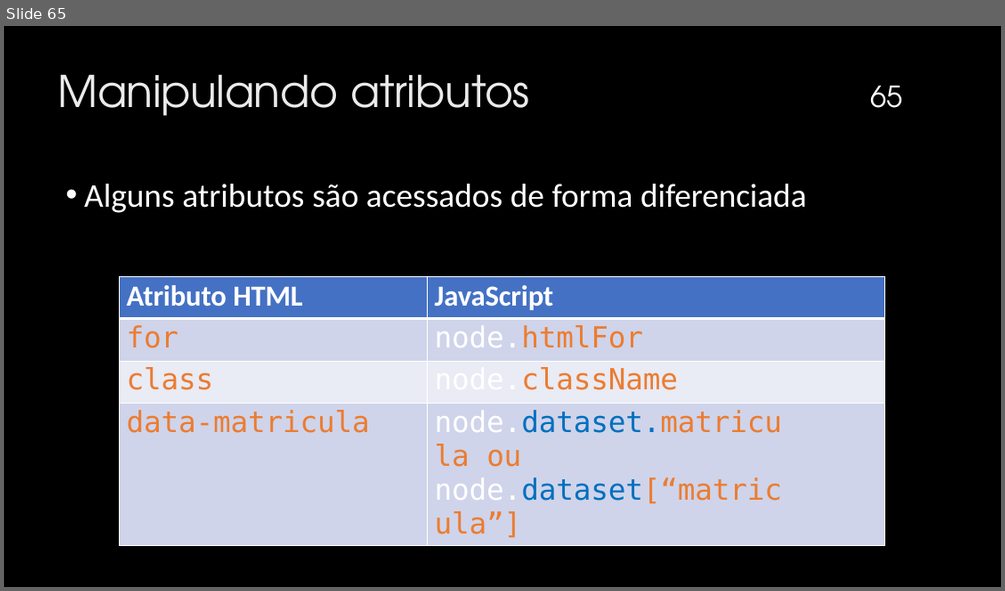
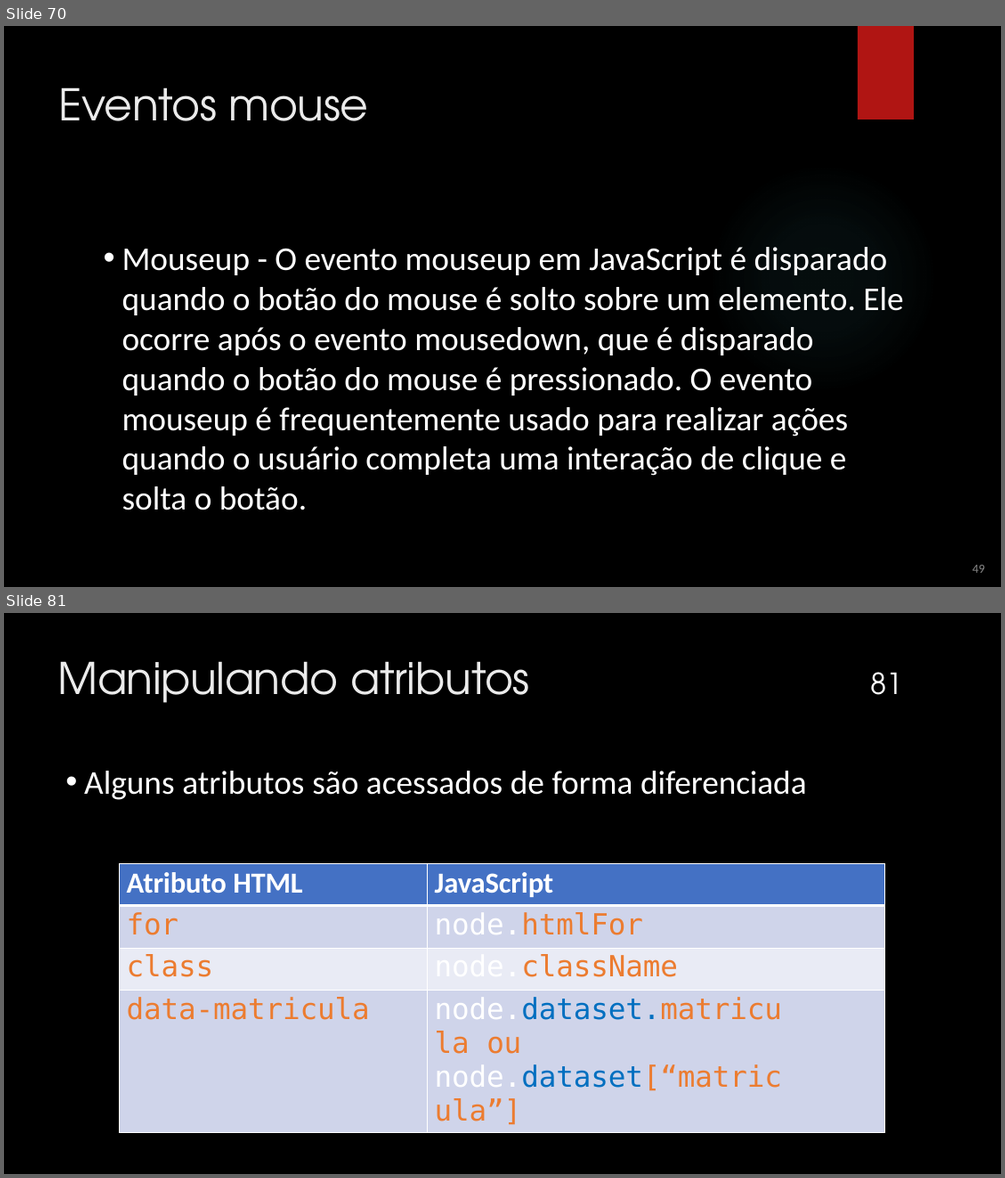
Before and after one commit to mizaelcarlos/Infonet---3-Ano-2025, a slide deck: Programação Client-Side/JavaScript.pptx. Shown one above the other, each under a label of ours: slide 65 before the commit, slides 70 and 81 after it; the slides between them are not shown. The pictures are 1005x591 and 1005x1178 pixels, drawn with LibreOffice and Linux fonts; fonts in the diff are those of the drawing; background and template pictures are left out. Boxes give left, top, right and bottom in pixels: in the first picture for what was removed or moved away, otherwise in the second. Text is boxed around its words. In the diff, an @@ line names an element or a change of style, - is before the commit and + after.

Commit message:
eventos mouse

```diff
--- a/Programação Client-Side/JavaScript.pptx
+++ b/Programação Client-Side/JavaScript.pptx
@@ slide 70 added at (4, 26, 1001, 587), background picture (left out) @@
@@ rectangle added at (858, 26, 914, 119), fill #B01513 @@
@@ title added at (58, 87, 368, 121), 42 pt, text #EBEBEB @@
+Eventos mouse
@@ ellipse added at (708, 163, 938, 394), fill gradient #50B9C1 @@
@@ text added at (122, 247, 903, 510), 32 pt, text #FFFFFF @@
+  • Mouseup - O evento mouseup em JavaScript é disparado quando o botão do mouse é solto sobre um elemento. Ele ocorre após o evento mousedown, que é disparado quando o botão do mouse é pressionado. O evento mouseup é frequentemente usado para realizar ações quando o usuário completa uma interação de clique e solta o botão.
@@ text added at (972, 564, 985, 572), 12 pt, text #888888 @@
+49
@@ what was slide 65 is now slide 81 @@
@@ page number at (870, 672, 902, 695): text changed @@
-65
+81
```
Also in this commit, not shown: 16 other slides added, 3 slides removed, 16 other files.
